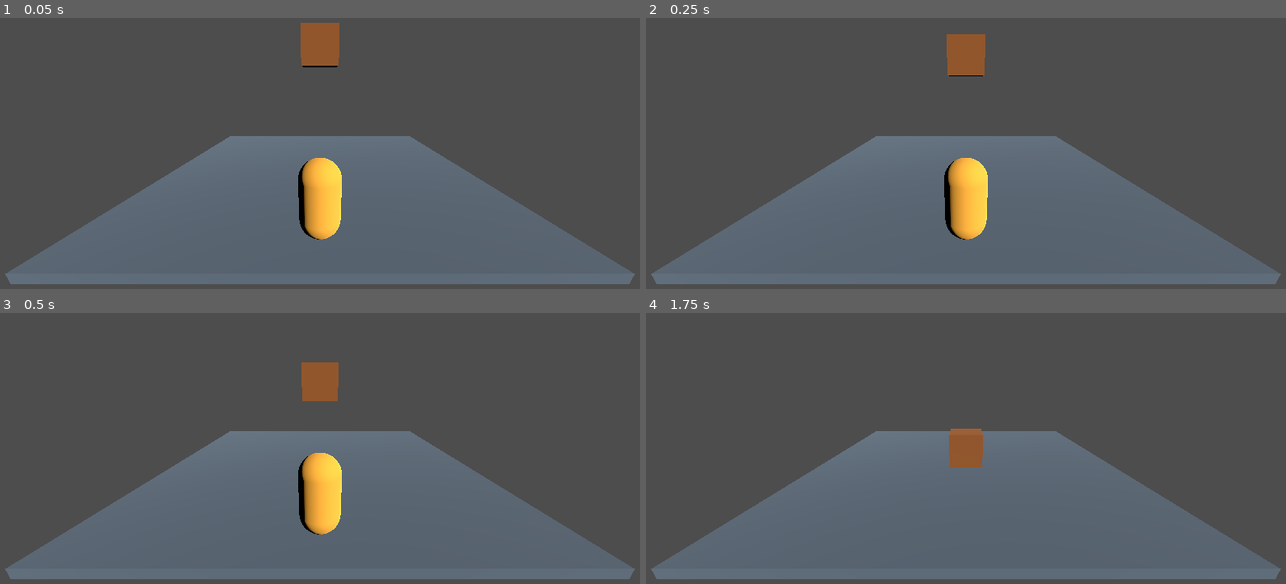
Above: before the commit, frames 1-4 (two rows, left to right).
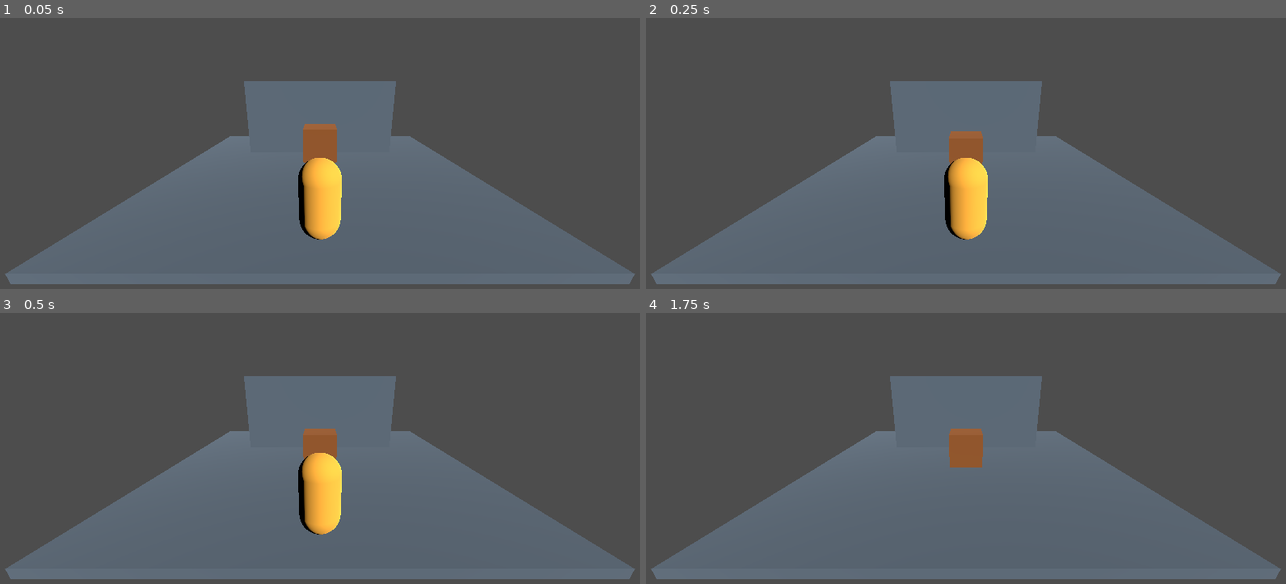
Above: after the commit, the same moments.

Repository: Delgado-dot/Cuy-Kombat
Game: Godot game, scene res://tests/objects/interactable_object_test.tscn
The game is run twice, just before and just after one commit, with the same random seed, the same clock (stepped at 60 frames per second) and the same inputs. This scene is started directly instead of the project's main scene.
Inputs:
- Up to frame 1 (0.05 s): no input
- Up to frame 2 (0.25 s): no input
- Up to frame 3 (0.5 s): no input
- Up to frame 4 (1.75 s): tap Enter at 0.5 s; hold D 0.53-1.28 s; tap J at 0.6 s; tap Space at 0.77, 1.52 s; hold S from 1.28 s (still down); tap K at 1.35 s

The runs differ from the first frame. In frame 1, 6.1% of the frame differs, in the area x 38-62%, y 1-54%; in frame 2, 6.0%; in frame 3, 5.4%; in frame 4, 4.6%.

Commit message:
feat(objects): add breakable box destruction

Diff:
--- a/scripts/gameplay/breakable_box.gd
+++ b/scripts/gameplay/breakable_box.gd
@@ -5,13 +5,15 @@
 signal impact_detected(collider: Object, intensity: float)
 
 @export var impact_report_threshold := 1.0
+@export var break_threshold := 8.0
 
 var last_impact_intensity := 0.0
 var last_impact_collider: Object
+var _is_broken := false
 
 
 func _integrate_forces(state: PhysicsDirectBodyState3D) -> void:
-	if freeze:
+	if freeze or _is_broken:
 		return
 
 	var strongest_intensity := 0.0
@@ -31,3 +33,19 @@
 	impact_detected.emit(strongest_collider, strongest_intensity)
 
 	print("[BREAKABLE BOX] Impact detected | Strength: %.2f" % strongest_intensity)
+	if strongest_intensity >= break_threshold:
+		_break()
+
+
+func _break() -> void:
+	if _is_broken:
+		return
+
+	_is_broken = true
+	remove_from_group("interactable_objects")
+	freeze = true
+	collision_layer = 0
+	collision_mask = 0
+	$InteractionArea.monitoring = false
+	print("[BREAKABLE BOX] BROKEN")
+	queue_free()
--- a/tests/objects/interactable_object_test.tscn
+++ b/tests/objects/interactable_object_test.tscn
@@ -13,6 +13,13 @@
 
 [sub_resource type="BoxShape3D" id="BoxShape3D_floor"]
 size = Vector3(10, 0.2, 10)
+
+[sub_resource type="BoxMesh" id="BoxMesh_wall"]
+material = SubResource("StandardMaterial3D_floor")
+size = Vector3(6, 3, 0.3)
+
+[sub_resource type="BoxShape3D" id="BoxShape3D_wall"]
+size = Vector3(6, 3, 0.3)
 
 [node name="InteractableObjectTest" type="Node3D"]
 script = ExtResource("3_test")
@@ -33,8 +40,17 @@
 [node name="MeshInstance3D" type="MeshInstance3D" parent="Floor"]
 mesh = SubResource("BoxMesh_floor")
 
+[node name="ThrowWall" type="StaticBody3D" parent="."]
+position = Vector3(0, 1.5, -2)
+
+[node name="CollisionShape3D" type="CollisionShape3D" parent="ThrowWall"]
+shape = SubResource("BoxShape3D_wall")
+
+[node name="MeshInstance3D" type="MeshInstance3D" parent="ThrowWall"]
+mesh = SubResource("BoxMesh_wall")
+
 [node name="InteractableObject" parent="." instance=ExtResource("1_interactable")]
-position = Vector3(0, 4, 0)
+position = Vector3(0, 1, 0)
 
 [node name="Player" parent="." instance=ExtResource("2_player")]
 position = Vector3(0, 0.8, 4)
Not shown: 1 places in tests/objects/interactable_object_test.tscn that only renumber resources
